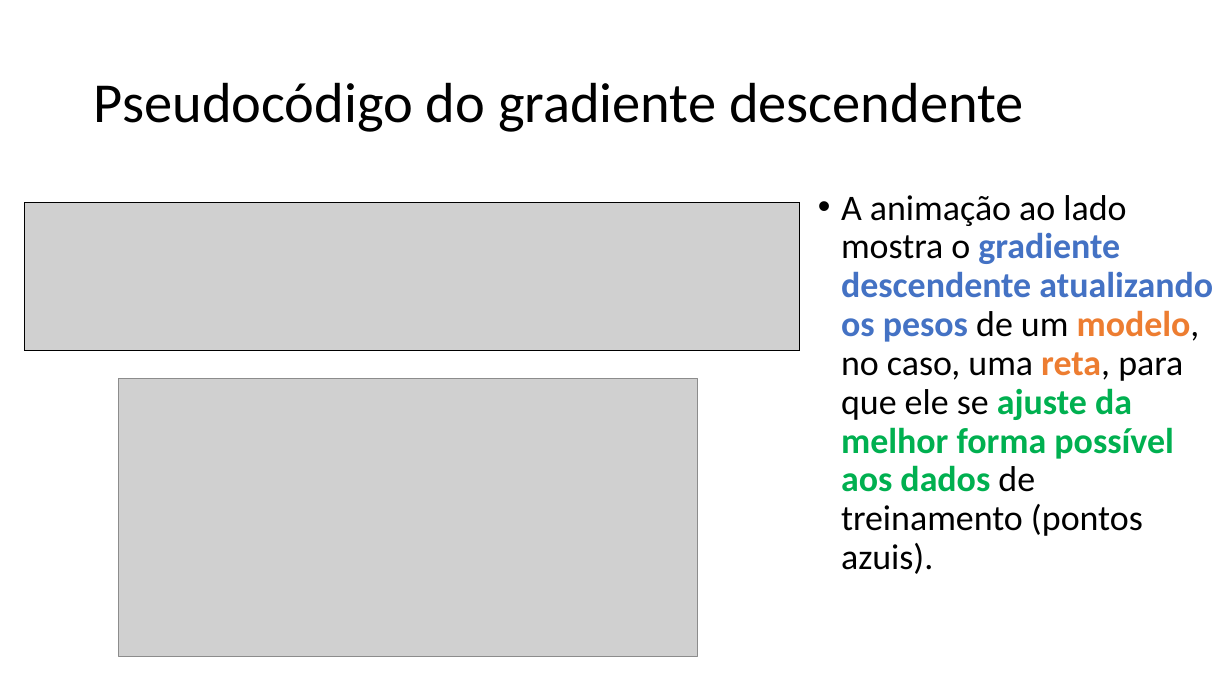
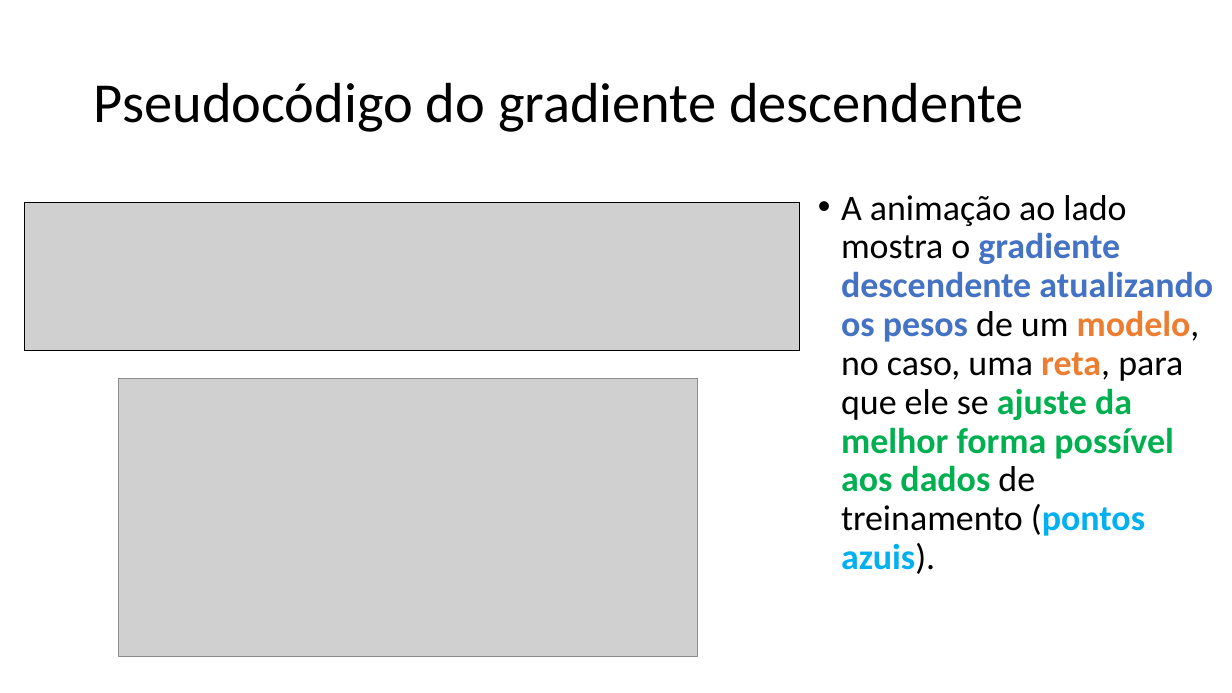
Before and after one commit to zz4fap/c24_inteligencia_artificial, a slide deck: slide 51 of slides/C24_Regressão.pptx. Drawn at 1232x693 pixels with LibreOffice and Linux fonts; fonts in the diff are those of the drawing; grey boxes stand for pictures. Boxes give left, top, right and bottom in pixels: in the first picture for what was removed or moved away, otherwise in the second. Text is boxed around its words. In the diff, an @@ line names an element or a change of style, - is before the commit and + after.

```diff
--- a/slides/C24_Regressão.pptx
+++ b/slides/C24_Regressão.pptx
@@ text "A animação ao lado mostra ..." at (x1=841, y1=195, x2=1213, y2=574): text colour #000000 to #00B0F0, bold on in "(pontos azuis)." @@
```
Also in this commit, not shown: 6 other slides changed.
